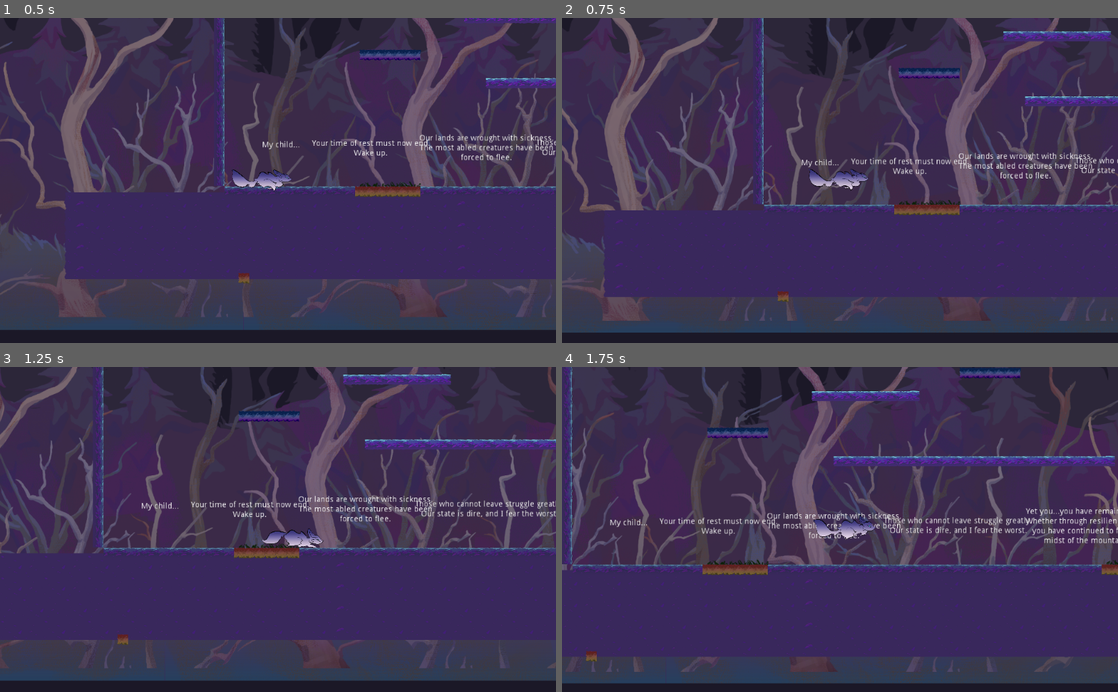
Above: before the commit, frames 1-4 (two rows, left to right).
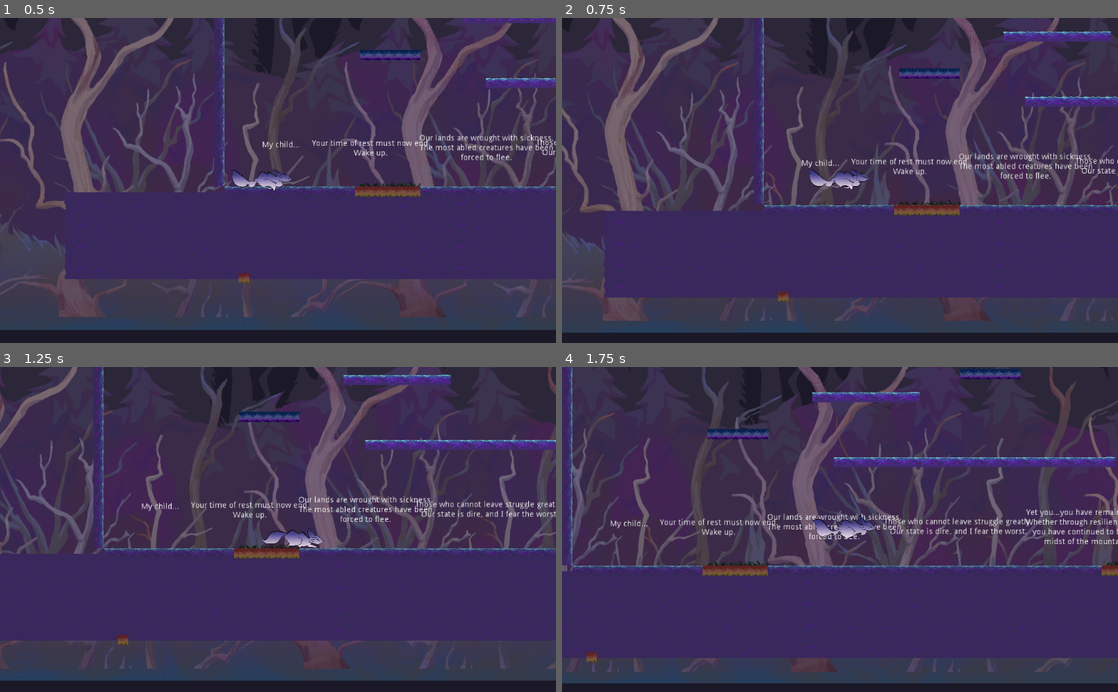
Above: after the commit, the same moments.

Repository: yeetables/Gami
Game: Godot game, scene res://Scenes/World.tscn
Two runs of this game, one before a commit and one after it. Both use one fixed random seed, a clock stepped at 60 frames per second and the inputs below.
Inputs (mouse positions are in pixels of both pictures, inside the frame that each line leads up to):
- Up to frame 1 (0.5 s): no input
- Up to frame 2 (0.75 s): tap Enter at 0.5 s; move the mouse to (962, 164) at 0.52 s; hold D from 0.53 s (still down); hold Space (space) from 0.53 s (still down); click (962, 164) at 0.67 s
- Up to frame 3 (1.25 s): keep holding D; keep holding Space (space)
- Up to frame 4 (1.75 s): keep holding D; move the mouse to (728, 545) at 1.27 s; release Space (space) at 1.28 s; tap 1 at 1.35 s

Frame 1 is identical in both runs. In frame 2, 1.6% of the frame differs, in the area x 1-100%, y 0-88%; in frame 3, 2.1%; in frame 4, 5.0%, in the area x 0-100%, y 0-92%.

Commit message:
increased jump height; decreased crumbling respawn time

Diff:
--- a/src/Scenes/Player.tscn
+++ b/src/Scenes/Player.tscn
@@ -7,10 +7,7 @@
 [sub_resource type="RectangleShape2D" id=1]
 extents = Vector2( 9.94987, 10.5008 )
 
-[sub_resource type="RectangleShape2D" id=2]
-extents = Vector2( 4.39736, 6.56083 )
-
-[sub_resource type="Animation" id=3]
+[sub_resource type="Animation" id=2]
 length = 0.85
 loop = true
 step = 0.05
@@ -48,13 +45,8 @@
 scale = Vector2( 3.87247, 1.81915 )
 shape = SubResource( 1 )
 
-[node name="CollisionShape2D2" type="CollisionShape2D" parent="Body"]
-position = Vector2( 32.9309, -7.36102 )
-scale = Vector2( 3.87247, 1.81915 )
-shape = SubResource( 2 )
-
 [node name="AnimationPlayer" type="AnimationPlayer" parent="Body"]
-anims/FoxRun = SubResource( 3 )
+anims/FoxRun = SubResource( 2 )
 
 [node name="jumpsound1" type="AudioStreamPlayer" parent="Body"]
 stream = ExtResource( 3 )
--- a/src/Scripts/Player.gd
+++ b/src/Scripts/Player.gd
@@ -8,7 +8,7 @@
 var DASH_SPEED = 300
 var mousepos
 
-var jforce = 500
+var jforce = 510
 var yspeed = 0
 const UP = Vector2(0,-1)
 var move_dir = Vector2(0,0)
--- a/src/Scripts/crumbling.gd
+++ b/src/Scripts/crumbling.gd
@@ -3,7 +3,7 @@
 var START_CRUMBLING = false
 var blink_frames = 10
 var blink_times = 3
-var wait_frames = 200
+var wait_frames = 100
 var wait = false
 
 func _on_crumbling_body_entered(body):
Not shown: 1 places in src/Scenes/Player.tscn that only renumber resources
